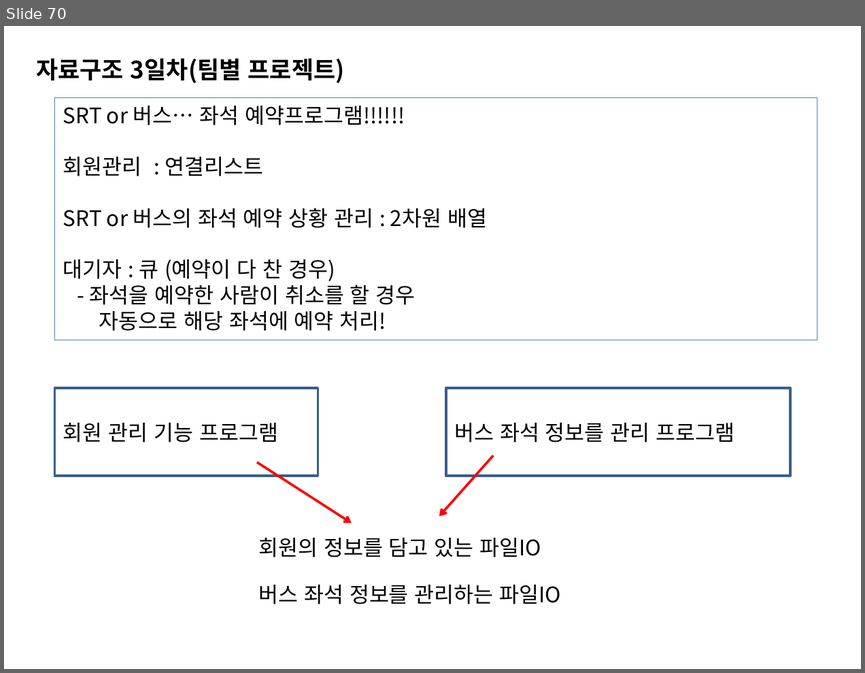
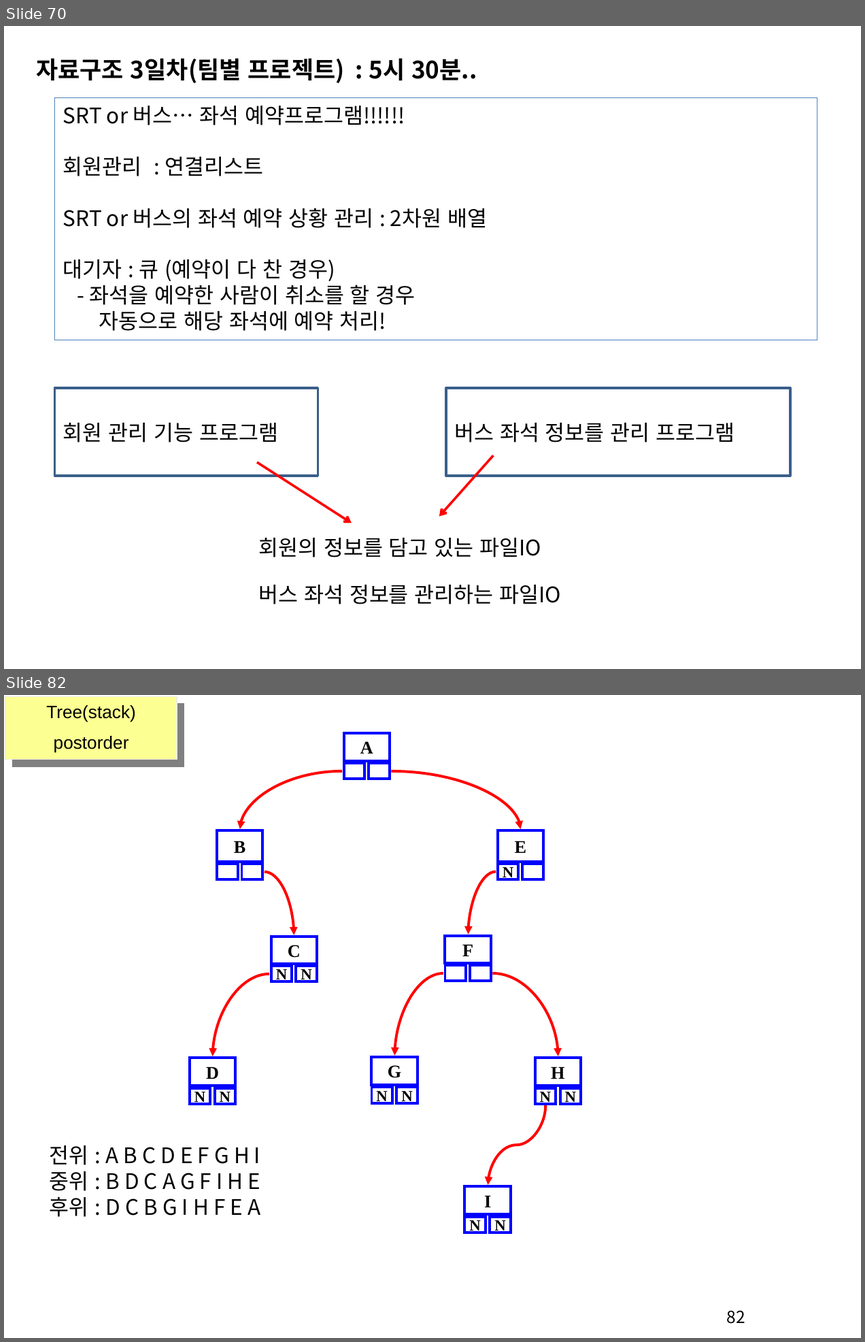
Before and after one commit to sing2song/TILDS, a slide deck: Java자료구조.pptx. Shown one above the other, each under a label of ours: slide 70 before the commit, slides 70 and 82 after it; the slides between them are not shown. The pictures are 865x673 and 865x1342 pixels, drawn with LibreOffice and Linux fonts; fonts in the diff are those of the drawing. Boxes give left, top, right and bottom in pixels: in the first picture for what was removed or moved away, otherwise in the second. Text is boxed around its words. In the diff, an @@ line names an element or a change of style, - is before the commit and + after.

```diff
--- a/Java자료구조.pptx
+++ b/Java자료구조.pptx
@@ slide 82 added at (x1=4, y1=695, x2=861, y2=1338), background #FFFFFF @@
@@ rectangle added at (x1=6, y1=697, x2=177, y2=759), fill #FCFF91, outline #EEECE1 0.75 pt, 15 pt, text #000000 @@
+Tree(stack)
+postorder
@@ text added at (x1=50, y1=1145, x2=261, y2=1217), 18 pt, text #000000 @@
+전위 : A B C D E F G H I
+중위 : B D C A G F I H E
+후위 : D C B G I H F E A
@@ group added at (x1=189, y1=732, x2=581, y2=1232): 27 rectangles, 8 curved arrows @@
+C
+N
+N
+B
+E
+N
+A
+D
+N
+N
+F
+G
+N
+N
+H
+N
+N
+I
+N
+N
@@ page number added at (x1=727, y1=1310, x2=745, y2=1323), 14 pt, text #000000 @@
+82
@@ slide 70 changed as well @@
@@ text at (x1=36, y1=58, x2=477, y2=83): text changed @@
-자료구조 3일차(팀별 프로젝트)
+자료구조 3일차(팀별 프로젝트) : 5시 30분..
```
Also in this commit, not shown: 1 other slide changed, 18 other slides added, 1 slide removed, 11 other files.
